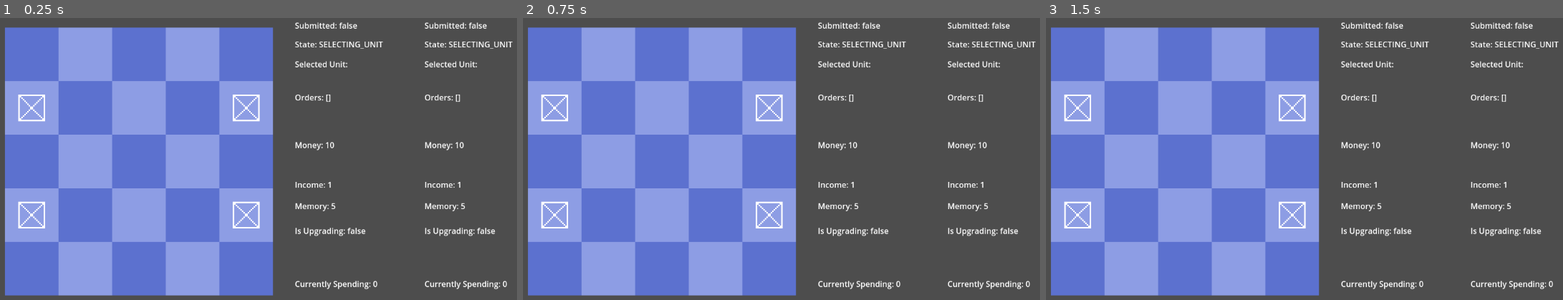
Above: before the commit, frames 1-3 (left to right).
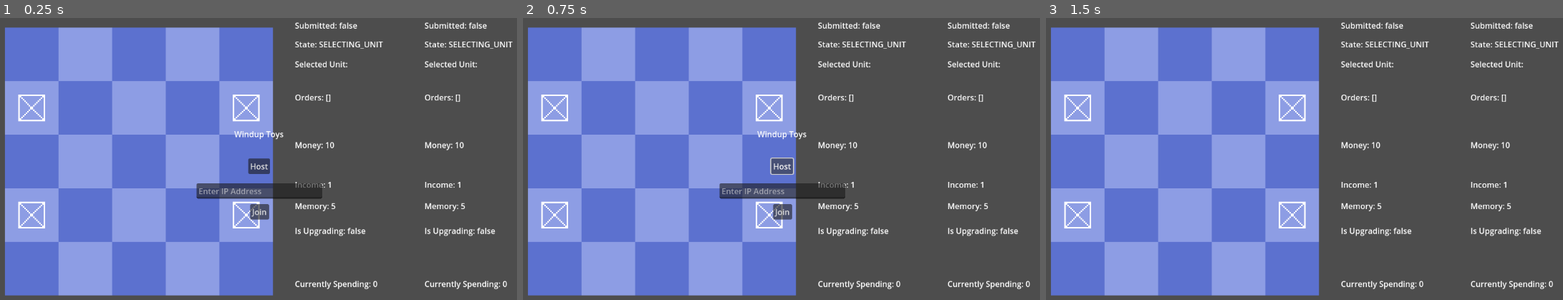
Above: after the commit, the same moments.

Repository: velocity301/winduptoys
Game: Godot game, scene res://main.tscn
Two runs of this game, one before a commit and one after it. Both use one fixed random seed, a clock stepped at 60 frames per second and the inputs below.
Inputs (mouse positions are in pixels of both pictures, inside the frame that each line leads up to):
- Up to frame 1 (0.25 s): no input
- Up to frame 2 (0.75 s): click (781, 167) at 0.5 s, where only the run after the commit has a clickable "Host"
- Up to frame 3 (1.5 s): click (1304, 212) at 1.25 s, where only the run after the commit has a clickable "Join"

The runs differ from the first frame. In frame 1, 1.9% of the frame differs, in the area x 37-63%, y 40-72%; in frame 2, 1.9%; in frame 3, nothing differs.

Commit message:
Create multiplayer scaffolding
Create initial online multiplayer framework

Diff:
--- a/input_handler.gd
+++ b/input_handler.gd
@@ -1,6 +1,7 @@
 extends Node2D
 
 @onready var board: Sprite2D = $"../Board"
+@onready var menu = $"../Menu"
 
 const PLAYER = preload("res://player.tscn")
 const P1_SPAWN_POSITION: Vector2 = Vector2(0,0)
@@ -27,50 +28,55 @@
 	#"Clear Orders": ["clear_orders"]
 #}
 
-
 func _input(event):
+	var playerIndex
+	if multiplayer.get_unique_id() == 1:
+		playerIndex = 0
+	elif multiplayer.get_unique_id() != 1:
+		playerIndex = 1
+
 	if event.is_action_pressed("PLAYER 2 FORCE END"):
 		submit_move(1)
-	var playerIndex = event.device
-	if players[event.device].state == "INPUT_DISABLED":
-		return
-	if players[event.device].state == "SELECTING_UNIT":
+
+	if players[playerIndex].state == "INPUT_DISABLED":
+		return
+	if players[playerIndex].state == "SELECTING_UNIT":
 		if event.is_action_pressed("Select Unit 1"):
-			select_unit(event.device, 1)
+			select_unit(playerIndex, 1)
 		if event.is_action_pressed("Select Unit 2"):
-			select_unit(event.device, 2)
+			select_unit(playerIndex, 2)
 		if event.is_action_pressed("Select Unit 3"):
-			select_unit(event.device, 3)
+			select_unit(playerIndex, 3)
 		if event.is_action_pressed("Select Unit 4"):
-			select_unit(event.device, 4)
+			select_unit(playerIndex, 4)
 		if event.is_action_pressed("Select Unit 5"):
-			select_unit(event.device, 5)
+			select_unit(playerIndex, 5)
 		if event.is_action_pressed("Select Unit 6"):
-			select_unit(event.device, 6)
-	elif players[event.device].state == "ISSUING_ORDERS":
+			select_unit(playerIndex, 6)
+	elif players[playerIndex].state == "ISSUING_ORDERS":
 		if event.is_action_pressed("Add Order N"):
-			add_order(event.device, "N")
+			add_order(playerIndex, "N")
 		if event.is_action_pressed("Add Order E"):
-			add_order(event.device, "E")
+			add_order(playerIndex, "E")
 		if event.is_action_pressed("Add Order S"):
-			add_order(event.device, "S")
+			add_order(playerIndex, "S")
 		if event.is_action_pressed("Add Order W"):
-			add_order(event.device, "W")
+			add_order(playerIndex, "W")
 		if event.is_action_pressed("Add Order AN"):
-			add_order(event.device, "AN")
+			add_order(playerIndex, "AN")
 		if event.is_action_pressed("Add Order AE"):
-			add_order(event.device, "AE")
+			add_order(playerIndex, "AE")
 		if event.is_action_pressed("Add Order AS"):
-			add_order(event.device, "AS")
+			add_order(playerIndex, "AS")
 		if event.is_action_pressed("Add Order AW"):
-			add_order(event.device, "AW")
+			add_order(playerIndex, "AW")
 
 	if event.is_action_pressed("Upgrade Memory"):
-		upgrade_memory(event.device)
+		upgrade_memory(playerIndex)
 	if event.is_action_pressed("Submit Move"):
-		submit_move(event.device)
+		submit_move(playerIndex)
 	if event.is_action_pressed("Back"):
-		back(event.device)
+		back(playerIndex)
 
 
 func test_action(playerIndex, action):
--- a/main.tscn
+++ b/main.tscn
@@ -33,7 +33,6 @@
 [node name="Main" type="Node2D"]
 
 [node name="Menu" parent="." instance=ExtResource("1_kgjds")]
-visible = false
 z_index = 20
 offset_left = -575.496
 offset_top = -292.56
--- a/menu.gd
+++ b/menu.gd
@@ -6,28 +6,33 @@
 @onready var host_button = $HostButton
 @onready var join_button = $JoinButton
 @onready var ip_input = $IPInput
+const IP_ADDRESS = "127.0.0.1"
 
 func _ready():
 	# Connect button signals
-	#host_button.connect("pressed", _on_host_pressed)
-	#join_button.connect("pressed", _on_join_pressed)
-	pass
+	host_button.connect("pressed", _on_host_pressed)
+	join_button.connect("pressed", _on_join_pressed)
 
 func _on_host_pressed():
 	# Create an ENetMultiplayerPeer as a server
 	var peer = ENetMultiplayerPeer.new()
-	var err = peer.create_server(12345, 8)  # Port 12345, max 8 players
+	var err = peer.create_server(8910, 2)  # Port 12345, max 8 players
 	if err != OK:
 		print("Failed to create server!")
 		return
 
 	# Set the multiplayer peer
-	get_tree().multiplayer.multiplayer_peer = peer
-
+	multiplayer.multiplayer_peer = peer
+	print("HOST")
+	self.hide()
 	# Transition to the main game scene
 func _on_join_pressed():
-	pass
-
-
+	var peer = ENetMultiplayerPeer.new()
+	var err = peer.create_client(IP_ADDRESS, 8910)  # Port 12345, max 8 players
+	if err != OK:
+		print("Failed to join server!")
+	multiplayer.multiplayer_peer = peer
+	print("Joined ", IP_ADDRESS)
+	self.hide()
 	# Change scene to the game (make sure "game.tscn" is the correct path)
 	#get_tree().change_scene_to_file("res://game.tscn")
